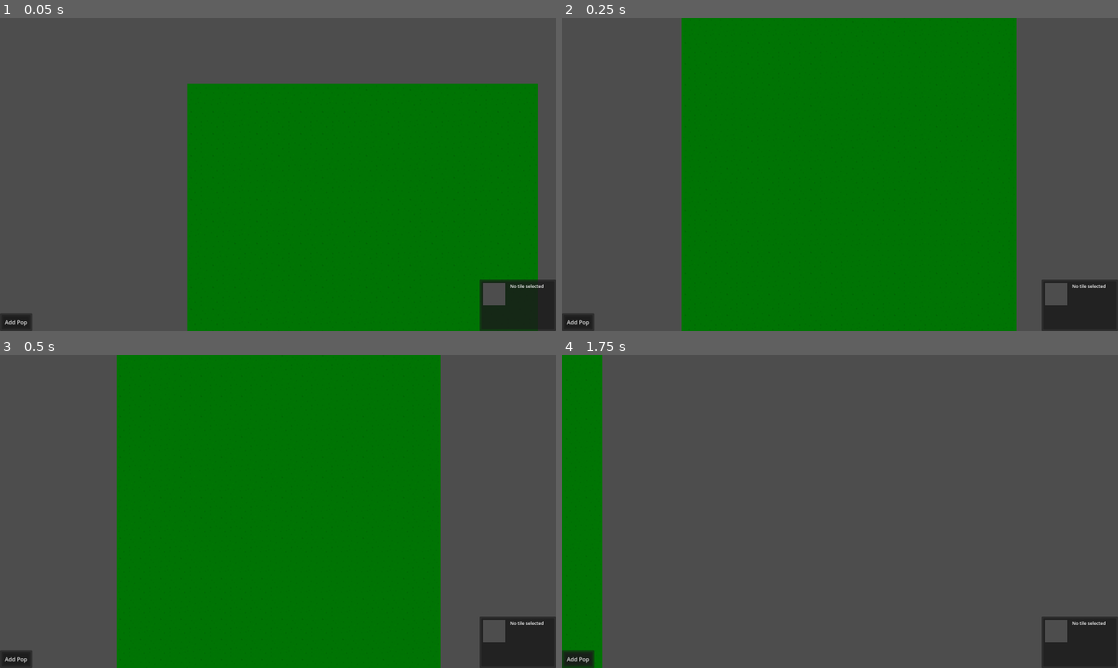
Above: before the commit, frames 1-4 (two rows, left to right).
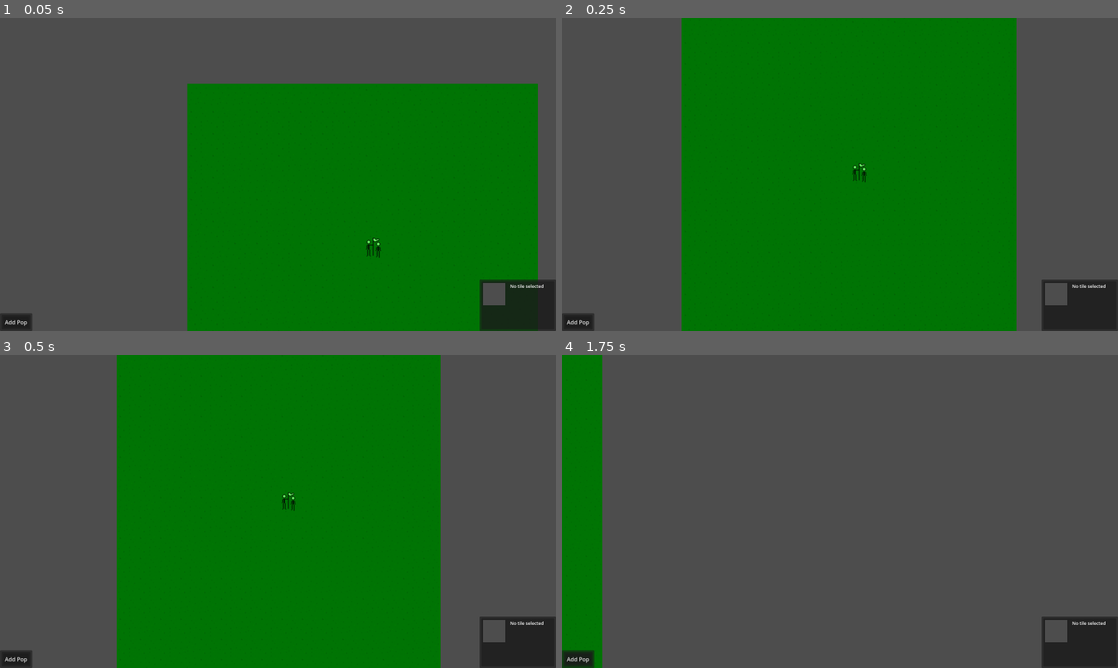
Above: after the commit, the same moments.

Repository: janbor86/4x-draft
Game: Godot game, scene res://main.tscn
Same seed, same stepped clock (60 frames per second), same inputs: the game is played once before the commit and once after it. The engine's default icon, where the game draws it, is replaced by a stand-in: a white triangle on a blue panel in a dark square.
Inputs (mouse positions are in pixels of both pictures, inside the frame that each line leads up to):
- Up to frame 1 (0.05 s): no input
- Up to frame 2 (0.25 s): no input
- Up to frame 3 (0.5 s): no input
- Up to frame 4 (1.75 s): move the mouse to (962, 495) at 0.52 s; hold Right (ui_right) 0.53-1.25 s; click (962, 495) at 0.67 s; drag from (728, 527) to (812, 574) at 1.27 s

The runs differ from the first frame. In frame 1, less than 0.1% of the frame differs, in the area x 65-69%, y 70-77%; in frame 2, less than 0.1%; in frame 3, less than 0.1%; in frame 4, nothing differs.

Commit message:
add unit layer

Diff:
--- a/4x-draft/main.tscn
+++ b/4x-draft/main.tscn
@@ -2,7 +2,7 @@
 
 [ext_resource type="Script" uid="uid://bugy0rb4o784e" path="res://main.gd" id="1_ig7tw"]
 [ext_resource type="PackedScene" uid="uid://b3nxbvshgoqly" path="res://map/game_map.tscn" id="2_game_map"]
-[ext_resource type="Script" uid="uid://bw7vhkg0u1c1x" path="res://camera_2d.gd" id="3_h2yge"]
+[ext_resource type="Script" uid="uid://bw7vhkg0u1c1x" path="res://map_camera.gd" id="3_h2yge"]
 [ext_resource type="PackedScene" uid="uid://d3k24e30mk2gx" path="res://ui/selection_info.tscn" id="4_1bvp3"]
 
 [node name="Main" type="Node2D"]
--- a/4x-draft/map/game_map.gd
+++ b/4x-draft/map/game_map.gd
@@ -1,5 +1,6 @@
 extends Node2D
 class_name GameMap
+
 
 const MAP_WIDTH = 16
 const MAP_HEIGHT = 16
@@ -7,6 +8,7 @@
 
 @onready var terrain_layer: TerrainLayer = $TerrainLayer
 @onready var highlight_layer: HighlightLayer = $HighlightLayer
+@onready var unit_layer: UnitLayer = $UnitLayer
 
 var grass_texture: ImageTexture
 var selected_tile: Vector2i = Vector2i(-1, -1)
@@ -22,6 +24,8 @@
 		for y in range(MAP_HEIGHT):
 			# Add grass tile at (x, y) using source 0, atlas coords (0, 0)
 			terrain_layer.set_grass(Vector2i(x, y))
+	unit_layer.set_cell_tile(Vector2i(8,7), UnitLayer.WANDERING_TRIBE)
+	unit_layer.set_cell_tile(Vector2i(4,4), UnitLayer.SMALL_TRIBE)
 
 
 func get_map_center() -> Vector2:
--- a/4x-draft/map/game_map.tscn
+++ b/4x-draft/map/game_map.tscn
@@ -1,10 +1,12 @@
-[gd_scene load_steps=6 format=3 uid="uid://b3nxbvshgoqly"]
+[gd_scene load_steps=8 format=3 uid="uid://b3nxbvshgoqly"]
 
-[ext_resource type="TileSet" uid="uid://c6tm8m5u0dxl" path="res://map/tiles/terrain/32x32_terrrain_tiles.tres" id="1_tileset"]
+[ext_resource type="TileSet" uid="uid://c6tm8m5u0dxl" path="res://map/layers/terrain/32x32_terrrain_tiles.tres" id="1_tileset"]
 [ext_resource type="Script" uid="uid://cuitpf8r6bmcw" path="res://map/game_map.gd" id="2_game_map_script"]
-[ext_resource type="Script" uid="uid://quji4q6ycyh7" path="res://map/terrain_layer.gd" id="3_0dvof"]
-[ext_resource type="Script" uid="uid://dg0ne43vvru3b" path="res://map/highlight_layer.gd" id="4_eg7ip"]
-[ext_resource type="TileSet" uid="uid://sadruipgsrya" path="res://map/tiles/highlight/32.x32_highlight_tiles.tres" id="4_s8ynm"]
+[ext_resource type="Script" uid="uid://quji4q6ycyh7" path="res://map/layers/terrain/terrain_layer.gd" id="3_0dvof"]
+[ext_resource type="TileSet" uid="uid://dcblb7oc8nm7d" path="res://map/layers/unit/32x32_unit_tiles.tres" id="4_6rqhj"]
+[ext_resource type="Script" uid="uid://dg0ne43vvru3b" path="res://map/layers/highlight/highlight_layer.gd" id="4_eg7ip"]
+[ext_resource type="Script" uid="uid://dd74rnjnooqey" path="res://map/layers/unit/unit_layer.gd" id="4_idgu5"]
+[ext_resource type="TileSet" uid="uid://sadruipgsrya" path="res://map/layers/highlight/32.x32_highlight_tiles.tres" id="4_s8ynm"]
 
 [node name="GameMap" type="Node2D"]
 script = ExtResource("2_game_map_script")
@@ -14,6 +16,8 @@
 script = ExtResource("3_0dvof")
 
 [node name="UnitLayer" type="TileMapLayer" parent="."]
+tile_set = ExtResource("4_6rqhj")
+script = ExtResource("4_idgu5")
 
 [node name="HighlightLayer" type="TileMapLayer" parent="."]
 visibility_layer = 32
--- a/4x-draft/map/base_map_layer.gd
+++ b/4x-draft/map/layers/base_map_layer.gd
@@ -2,6 +2,7 @@
 class_name BaseMapLayer
 
 const OUT_OF_MAP: Vector2i = Vector2i.MAX
+const EMPTY = 0
 
 var size: Vector2i
 
--- a/4x-draft/map/tiles/highlight/32.x32_highlight_tiles.tres
+++ b/4x-draft/map/layers/highlight/32.x32_highlight_tiles.tres
@@ -1,8 +1,8 @@
 [gd_resource type="TileSet" load_steps=5 format=3 uid="uid://sadruipgsrya"]
 
-[ext_resource type="PackedScene" uid="uid://cx3x8t7fjthrp" path="res://map/tiles/highlight/highlight.tscn" id="1_fkane"]
-[ext_resource type="PackedScene" uid="uid://bvteu8fkm3sr3" path="res://map/tiles/empty_tile.tscn" id="1_mkgb0"]
-[ext_resource type="PackedScene" uid="uid://dj65wa3nad34o" path="res://map/tiles/highlight/selection.tscn" id="2_mkgb0"]
+[ext_resource type="PackedScene" uid="uid://cx3x8t7fjthrp" path="res://map/layers/highlight/highlight.tscn" id="1_fkane"]
+[ext_resource type="PackedScene" uid="uid://bvteu8fkm3sr3" path="res://map/layers/empty_tile.tscn" id="1_mkgb0"]
+[ext_resource type="PackedScene" uid="uid://dj65wa3nad34o" path="res://map/layers/highlight/selection.tscn" id="2_mkgb0"]
 
 [sub_resource type="TileSetScenesCollectionSource" id="TileSetScenesCollectionSource_dxmk1"]
 resource_name = "highlight_tile_source"
--- a/4x-draft/map/tiles/highlight/highlight.tscn
+++ b/4x-draft/map/layers/highlight/highlight.tscn
@@ -1,7 +1,7 @@
 [gd_scene load_steps=4 format=3 uid="uid://cx3x8t7fjthrp"]
 
 [ext_resource type="Texture2D" uid="uid://qltows7u4ox5" path="res://icon.svg" id="1_1eeqy"]
-[ext_resource type="Shader" uid="uid://cun015cdpt0t6" path="res://map/tiles/highlight/highlight.gdshader" id="1_2qcxd"]
+[ext_resource type="Shader" uid="uid://cun015cdpt0t6" path="res://map/layers/highlight/highlight.gdshader" id="1_2qcxd"]
 
 [sub_resource type="ShaderMaterial" id="ShaderMaterial_lrpbo"]
 shader = ExtResource("1_2qcxd")
--- a/4x-draft/map/highlight_layer.gd
+++ b/4x-draft/map/layers/highlight/highlight_layer.gd
@@ -2,7 +2,6 @@
 class_name HighlightLayer
 
 
-const EMPTY = 0
 const HIGHLIGHT = 1
 const SELECTION = 2
 
--- a/4x-draft/map/tiles/highlight/selection.tscn
+++ b/4x-draft/map/layers/highlight/selection.tscn
@@ -1,6 +1,6 @@
 [gd_scene load_steps=4 format=3 uid="uid://dj65wa3nad34o"]
 
-[ext_resource type="Shader" uid="uid://cshjfgkw6bih8" path="res://map/tiles/highlight/selection.gdshader" id="1_4dnbv"]
+[ext_resource type="Shader" uid="uid://cshjfgkw6bih8" path="res://map/layers/highlight/selection.gdshader" id="1_4dnbv"]
 [ext_resource type="Texture2D" uid="uid://qltows7u4ox5" path="res://icon.svg" id="1_dn0l0"]
 
 [sub_resource type="ShaderMaterial" id="ShaderMaterial_lej4g"]
--- a/4x-draft/map/tiles/terrain/32x32_terrrain_tiles.tres
+++ b/4x-draft/map/layers/terrain/32x32_terrrain_tiles.tres
@@ -1,8 +1,8 @@
 [gd_resource type="TileSet" load_steps=5 format=3 uid="uid://c6tm8m5u0dxl"]
 
-[ext_resource type="PackedScene" uid="uid://bvteu8fkm3sr3" path="res://map/tiles/empty_tile.tscn" id="1_u7r3h"]
-[ext_resource type="PackedScene" uid="uid://dq5yq7gc2ypqr" path="res://map/tiles/terrain/grass_tile_1.tscn" id="2_6d7n1"]
-[ext_resource type="PackedScene" uid="uid://we8jyisxheh0" path="res://map/tiles/terrain/grass_tile_2.tscn" id="3_6d7n1"]
+[ext_resource type="PackedScene" uid="uid://bvteu8fkm3sr3" path="res://map/layers/empty_tile.tscn" id="1_u7r3h"]
+[ext_resource type="PackedScene" uid="uid://dq5yq7gc2ypqr" path="res://map/layers/terrain/grass_tile_1.tscn" id="2_6d7n1"]
+[ext_resource type="PackedScene" uid="uid://we8jyisxheh0" path="res://map/layers/terrain/grass_tile_2.tscn" id="3_6d7n1"]
 
 [sub_resource type="TileSetScenesCollectionSource" id="TileSetScenesCollectionSource_rfek5"]
 resource_name = "terrain_tile_source"
--- a/4x-draft/map/tiles/terrain/grass_tile_1.tscn
+++ b/4x-draft/map/layers/terrain/grass_tile_1.tscn
@@ -1,7 +1,7 @@
 [gd_scene load_steps=2 format=3 uid="uid://dq5yq7gc2ypqr"]
 
-[ext_resource type="Texture2D" uid="uid://316dy3grp28h" path="res://map/tiles/terrain/grassland-1.png" id="1_o1ndi"]
+[ext_resource type="Texture2D" uid="uid://316dy3grp28h" path="res://map/layers/terrain/grassland-1.png" id="1_x5cn2"]
 
 [node name="GrassTile" type="Sprite2D"]
 self_modulate = Color(0.043137256, 0.6117647, 0.09019608, 1)
-texture = ExtResource("1_o1ndi")
+texture = ExtResource("1_x5cn2")
--- a/4x-draft/map/tiles/terrain/grass_tile_2.tscn
+++ b/4x-draft/map/layers/terrain/grass_tile_2.tscn
@@ -1,6 +1,6 @@
 [gd_scene load_steps=2 format=3 uid="uid://we8jyisxheh0"]
 
-[ext_resource type="Texture2D" uid="uid://m1pj68xinrht" path="res://map/tiles/terrain/grassland-2.png" id="1_ungra"]
+[ext_resource type="Texture2D" uid="uid://m1pj68xinrht" path="res://map/layers/terrain/grassland-2.png" id="1_ungra"]
 
 [node name="GrassTile" type="Sprite2D"]
 self_modulate = Color(0.043137256, 0.6117647, 0.09019608, 1)
--- /dev/null
+++ b/4x-draft/map/layers/unit/32x32_unit_tiles.tres
@@ -0,0 +1,15 @@
+[gd_resource type="TileSet" load_steps=5 format=3 uid="uid://dcblb7oc8nm7d"]
+
+[ext_resource type="PackedScene" uid="uid://bvteu8fkm3sr3" path="res://map/layers/empty_tile.tscn" id="1_y5iue"]
+[ext_resource type="PackedScene" uid="uid://il8snx0sbiov" path="res://map/layers/unit/wandering_tribe.tscn" id="2_jd6jb"]
+[ext_resource type="PackedScene" uid="uid://dyj6wskp2fnrs" path="res://map/layers/unit/small_tribe.tscn" id="3_gu33s"]
+
+[sub_resource type="TileSetScenesCollectionSource" id="TileSetScenesCollectionSource_vvqu8"]
+resource_name = "unit_tile_source"
+scenes/0/scene = ExtResource("1_y5iue")
+scenes/1/scene = ExtResource("2_jd6jb")
+scenes/3/scene = ExtResource("3_gu33s")
+
+[resource]
+tile_size = Vector2i(32, 32)
+sources/0 = SubResource("TileSetScenesCollectionSource_vvqu8")
--- /dev/null
+++ b/4x-draft/map/layers/unit/small_tribe.tscn
@@ -0,0 +1,6 @@
+[gd_scene load_steps=2 format=3 uid="uid://dyj6wskp2fnrs"]
+
+[ext_resource type="Texture2D" uid="uid://decosreofkvnf" path="res://map/layers/unit/small-tribe.png" id="1_svadk"]
+
+[node name="SmallTribe" type="Sprite2D"]
+texture = ExtResource("1_svadk")
--- /dev/null
+++ b/4x-draft/map/layers/unit/unit_layer.gd
@@ -0,0 +1,5 @@
+extends BaseMapLayer
+class_name UnitLayer
+
+const WANDERING_TRIBE = 1
+const SMALL_TRIBE = 2
--- /dev/null
+++ b/4x-draft/map/layers/unit/wandering_tribe.tscn
@@ -0,0 +1,7 @@
+[gd_scene load_steps=2 format=3 uid="uid://il8snx0sbiov"]
+
+[ext_resource type="Texture2D" uid="uid://voomd285git2" path="res://map/layers/unit/wandering-tribe.png" id="1_8js2s"]
+
+[node name="WanderingTribe" type="Sprite2D"]
+self_modulate = Color(0.40392157, 1, 0.39215687, 1)
+texture = ExtResource("1_8js2s")
--- a/4x-draft/map/tile_textures.gd
+++ /dev/null
@@ -1,24 +0,0 @@
-extends Object
-class_name TileTextures
-
-func generate_grass_texture() -> ImageTexture:
-	var img = Image.create(32, 32, false, Image.FORMAT_RGBA8)
-
-	# Grass green base
-	var grass_color = Color(0.2, 0.7, 0.2, 1.0)
-	for x in range(32):
-		for y in range(32):
-			if randf() > 0.85:
-				img.set_pixel(x, y, Color(0.18, 0.65, 0.18, 1.0))
-			else:
-				img.set_pixel(x, y, grass_color)
-
-	# Dark border for grid visibility
-	var border_color = Color(0, 0, 0, 0.5)
-	for x in range(32):
-		img.set_pixel(x, 0, border_color)
-		img.set_pixel(x, 31, border_color)
-		img.set_pixel(0, x, border_color)
-		img.set_pixel(31, x, border_color)
-
-	return ImageTexture.create_from_image(img)
Renamed: 4x-draft/map/base_map_layer.gd.uid -> 4x-draft/map/layers/base_map_layer.gd.uid
Renamed: 4x-draft/map/tiles/empty_tile.tscn -> 4x-draft/map/layers/empty_tile.tscn
Renamed: 4x-draft/map/tiles/highlight/highlight.gdshader -> 4x-draft/map/layers/highlight/highlight.gdshader
Renamed: 4x-draft/map/tiles/highlight/highlight.gdshader.uid -> 4x-draft/map/layers/highlight/highlight.gdshader.uid
Renamed: 4x-draft/map/highlight_layer.gd.uid -> 4x-draft/map/layers/highlight/highlight_layer.gd.uid
Renamed: 4x-draft/map/tiles/highlight/selection.gdshader -> 4x-draft/map/layers/highlight/selection.gdshader
Renamed: 4x-draft/map/tiles/highlight/selection.gdshader.uid -> 4x-draft/map/layers/highlight/selection.gdshader.uid
Renamed: 4x-draft/map/tiles/terrain/grassland-1.png -> 4x-draft/map/layers/terrain/grassland-1.png
Not shown, changed: 4x-draft/map/layers/terrain/grassland-1.png.import
Renamed: 4x-draft/map/tiles/terrain/grassland-2.png -> 4x-draft/map/layers/terrain/grassland-2.png
Not shown, added: 4x-draft/map/layers/terrain/grassland-2.png.import
Renamed: 4x-draft/map/terrain_layer.gd -> 4x-draft/map/layers/terrain/terrain_layer.gd
(and 9 more such lines)
